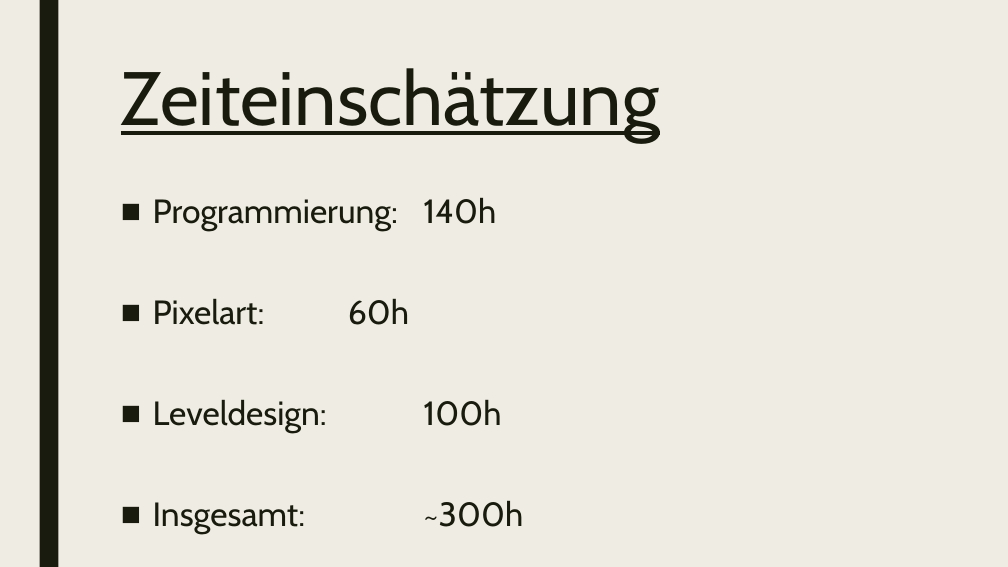
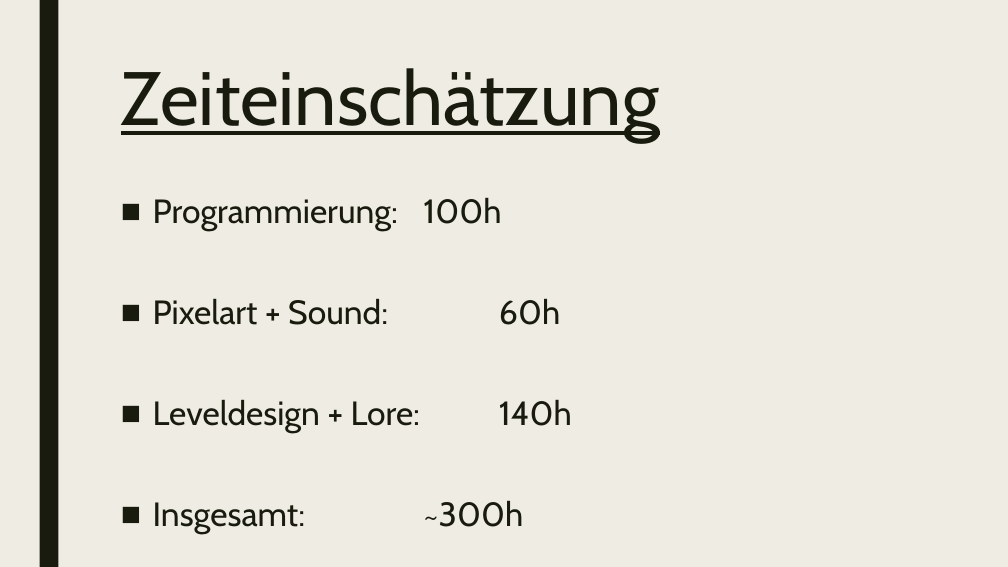
Before and after one commit to Philip-Bachl/PRE_2223, a slide deck: slide 3 of Jumper (WIP).pptx. Drawn at 1008x567 pixels with LibreOffice and Linux fonts; fonts in the diff are those of the drawing. Boxes give left, top, right and bottom in pixels: in the first picture for what was removed or moved away, otherwise in the second. Text is boxed around its words. In the diff, an @@ line names an element or a change of style, - is before the commit and + after.

```diff
--- a/Jumper (WIP).pptx
+++ b/Jumper (WIP).pptx
@@ text at box(153, 197, 572, 433): text changed @@
-■ Programmierung: 140h
-■ Pixelart: 60h
-■ Leveldesign: 100h
+■ Programmierung: 100h
+■ Pixelart + Sound: 60h
+■ Leveldesign + Lore: 140h
```
Also in this commit, not shown: 2 other slides changed, 1 slide added.
